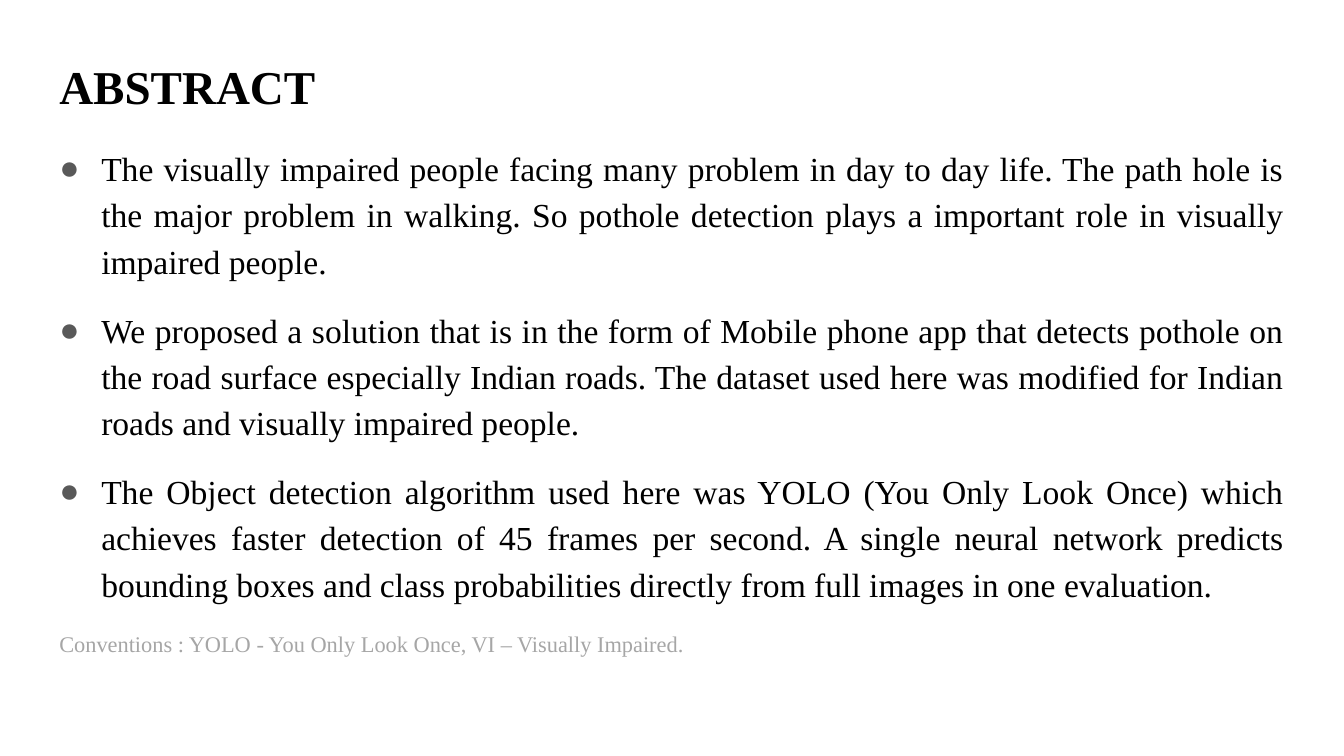
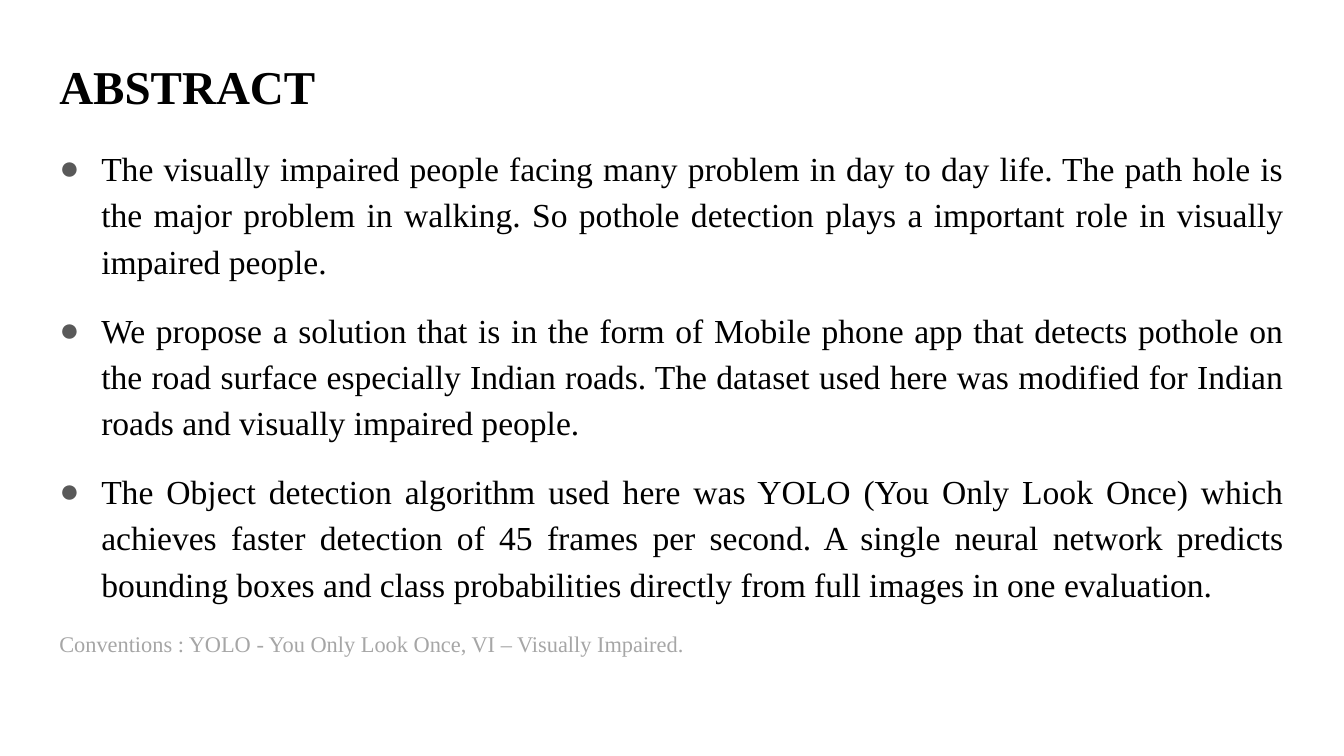
Before and after one commit to balajivijay-tech/project-blindly, a slide deck: slide 2 of presentation 1/POTHOLE DETECTION FOR VISUALLY IMPAIRED USING YOLO V1.pptx. Drawn at 1344x756 pixels with LibreOffice and Linux fonts; fonts in the diff are those of the drawing. Boxes give left, top, right and bottom in pixels: in the first picture for what was removed or moved away, otherwise in the second. Text is boxed around its words. In the diff, an @@ line names an element or a change of style, - is before the commit and + after.

```diff
--- a/presentation 1/POTHOLE DETECTION FOR VISUALLY IMPAIRED USING YOLO V1.pptx
+++ b/presentation 1/POTHOLE DETECTION FOR VISUALLY IMPAIRED USING YOLO V1.pptx
@@ text at box(101, 319, 1283, 442): text changed @@
-● We proposed a solution that is in the form of Mobile phone app that detects pothole on the road surface especially Indian roads. The dataset used here was modified for Indian roads and visually impaired people.
+● We propose a solution that is in the form of Mobile phone app that detects pothole on the road surface especially Indian roads. The dataset used here was modified for Indian roads and visually impaired people.
```
Also in this commit, not shown: 3 other slides changed, 2 slides added.
